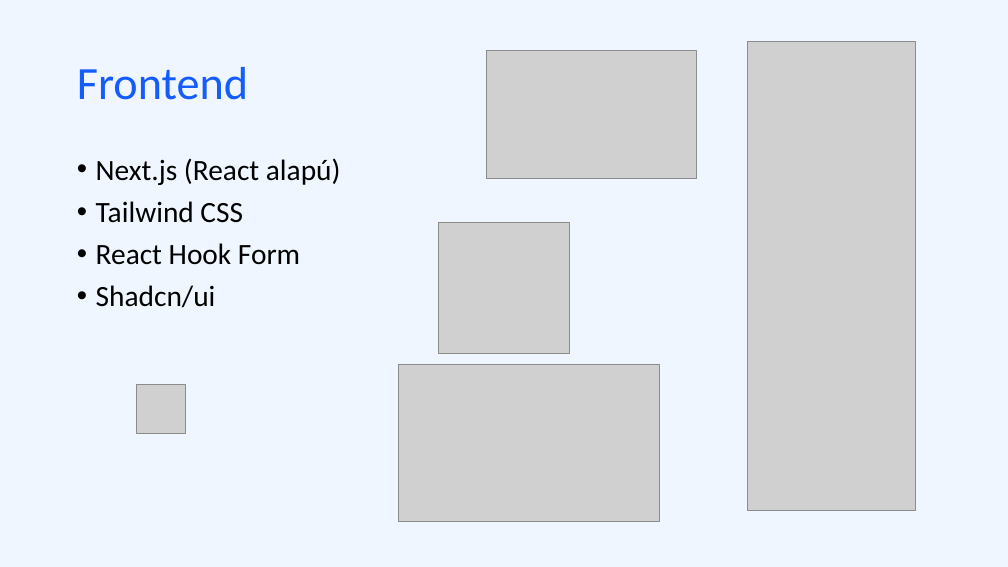
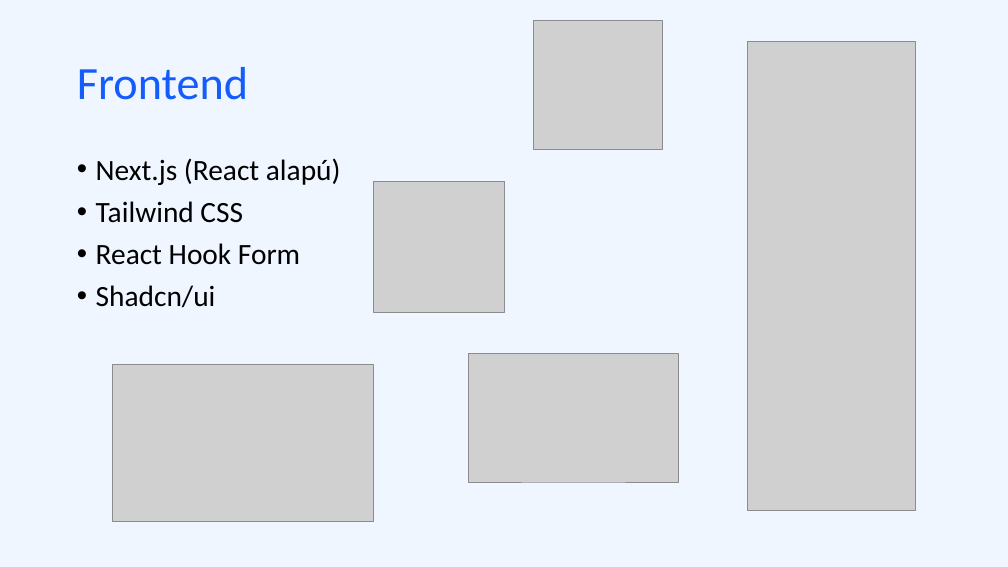
Before and after one commit to nagygabor123/vizsgaremek, a slide deck: slide 7 of Dokumentacio/Eloadas.pptx. Drawn at 1008x567 pixels with LibreOffice and Linux fonts; fonts in the diff are those of the drawing; grey boxes stand for pictures. Boxes give left, top, right and bottom in pixels: in the first picture for what was removed or moved away, otherwise in the second. Text is boxed around its words. In the diff, an @@ line names an element or a change of style, - is before the commit and + after.

```diff
--- a/Dokumentacio/Eloadas.pptx
+++ b/Dokumentacio/Eloadas.pptx
@@ picture: place and size @@
-picture at <box>136,385,185,434</box>
+picture at <box>534,21,662,150</box>
@@ picture: place and size @@
-picture at <box>439,223,569,354</box>
+picture at <box>374,181,504,312</box>
@@ picture: place and size @@
-picture at <box>487,50,697,178</box>
+picture at <box>468,354,678,482</box>
@@ picture: place and size @@
-picture at <box>399,364,659,522</box>
+picture at <box>112,364,373,522</box>
```
Also in this commit, not shown: 5 other slides changed.
